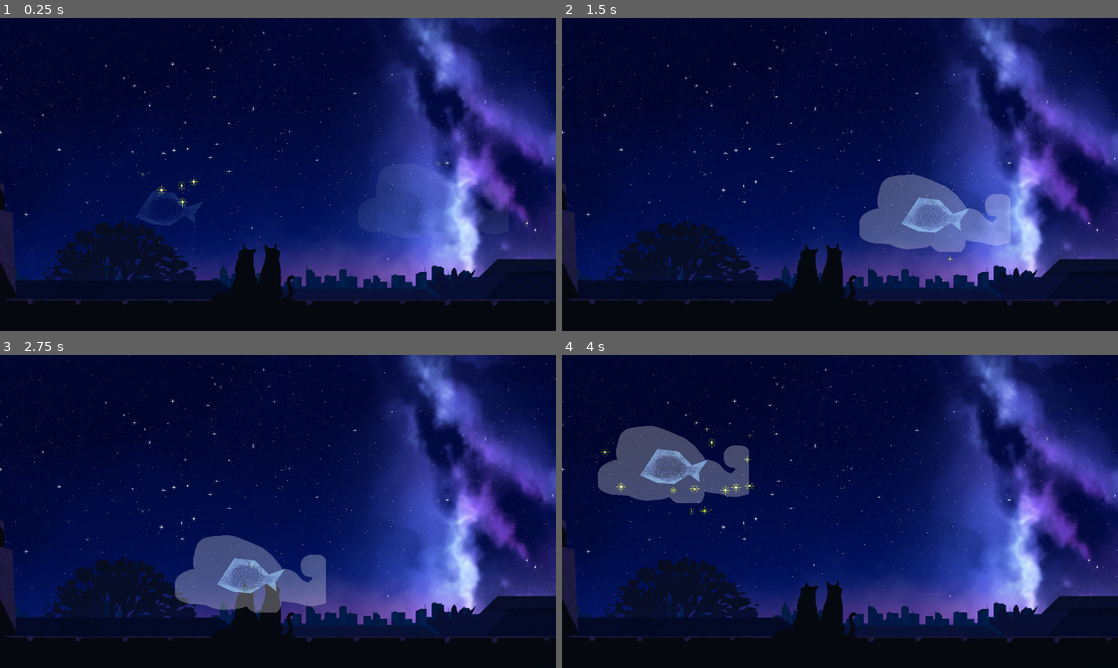
Above: before the commit, frames 1-4 (two rows, left to right).
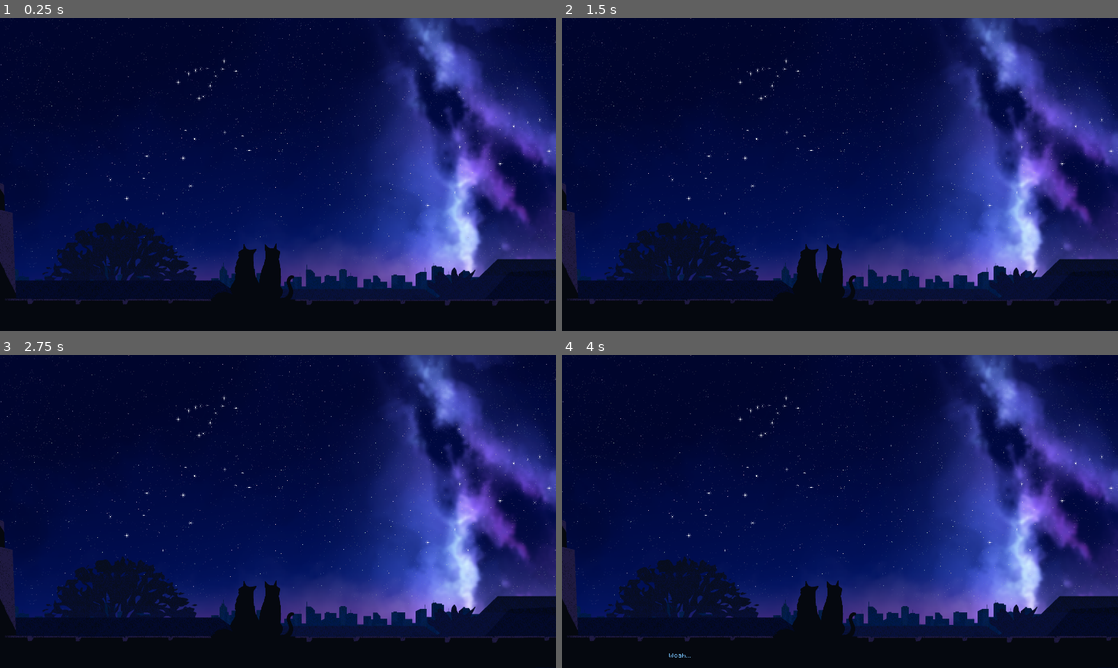
Above: after the commit, the same moments.

Repository: eilamg/Cosmicats
Game: Godot game, scene res://Main.tscn
Two runs of this game, one before a commit and one after it. Both use one fixed random seed, a clock stepped at 60 frames per second and the inputs below.
Inputs (mouse positions are in pixels of both pictures, inside the frame that each line leads up to):
- Up to frame 1 (0.25 s): no input
- Up to frame 2 (1.5 s): drag from (728, 205) to (995, 202) at 0.52 s; tap Enter at 1.25 s; drag from (995, 202) to (812, 237) at 1.27 s
- Up to frame 3 (2.75 s): tap Space at 2 s; move the mouse to (333, 442) at 2.02 s; right-click (333, 442) at 2.1 s
- Up to frame 4 (4 s): tap Enter at 2.75 s; drag from (812, 574) to (673, 464) at 2.77 s; tap Space at 3.5 s; move the mouse to (1006, 558) at 3.52 s; hold Down (ui_down) from 3.53 s (still down); right-click (1006, 558) at 3.6 s

The runs differ from the first frame. In frame 1, 0.5% of the frame differs, in the area x 0-100%, y 4-85%; in frame 2, 4.9%; in frame 3, 4.9%; in frame 4, 5.0%, in the area x 0-100%, y 4-97%.

Commit message:
Update main (implement constellations)

Diff:
--- a/Main.gd
+++ b/Main.gd
@@ -4,29 +4,31 @@
 var Star = preload("res://star/Star.tscn")
 
 
-var stages = [['Fish'], ['Octopus']]
+var ordered_constellations = ['Fish', 'Mermaid', 'Catfish', 'Milky way', 'Octopus', 'Jellyfish', 'Squid', 'Shark', 'Ship']
+var current_stage = -1
 
 
 func _ready():
     randomize()
+    $Parallax/Cats/Dialogue.connect("request_next_constellations", self, "_on_constellations_requested")
     spawn_star_groups()
-    fade_in_constellations()
-    spawn_random_stars(100)
+    # spawn_random_stars(100)
 
 
-func fade_in_constellations():
-    $Constellations/Fish/AnimationPlayer.play("silhouette_fade_in")
-    $Constellations/Octopus/AnimationPlayer.play("silhouette_fade_in")
+func _on_constellations_requested():
+    current_stage += 1
+    var c = ordered_constellations[current_stage]
+
+    var constellation = get_node("Constellations/" + c)
+    constellation.position = $Parallax/Cats/constellation_spawn_0.global_position  # TODO
+    constellation.fade_in()
 
 
 func spawn_star_groups():
-    var star_group = StarGroup.new($Constellations/Fish, Vector2(200 + randf() * 3440, 200 + randf() * 400), randf() * PI, randf() > 0.5)
-    star_group.name = 'Fish'
-    $Parallax/Sky/Stars.add_child(star_group)
-
-    star_group = StarGroup.new($Constellations/Octopus, Vector2(200 + randf() * 3440, 200 + randf() * 400), randf() * PI, randf() > 0.5)
-    star_group.name = 'Octopus'
-    $Parallax/Sky/Stars.add_child(star_group)
+    for constellation in $Constellations.get_children():
+        var star_group = StarGroup.new(constellation, Vector2(200 + randf() * 3440, 200 + randf() * 400), randf() * PI, randf() > 0.5)
+        star_group.name = constellation.name
+        $Parallax/Sky/Stars.add_child(star_group)
 
 
 func spawn_random_stars(n):
--- a/Main.tscn
+++ b/Main.tscn
@@ -18,21 +18,34 @@
 [ext_resource path="res://constellations/octopus/silhouette.png" type="Texture" id=16]
 [ext_resource path="res://constellations/octopus/skeleton.png" type="Texture" id=17]
 [ext_resource path="res://constellations/octopus/art.png" type="Texture" id=18]
-
-[sub_resource type="OpenSimplexNoise" id=9]
-
-[sub_resource type="NoiseTexture" id=8]
-noise = SubResource( 9 )
-
-[sub_resource type="ShaderMaterial" id=6]
+[ext_resource path="res://Dialogue.tscn" type="PackedScene" id=19]
+[ext_resource path="res://constellations/catfish/silhouette.png" type="Texture" id=20]
+[ext_resource path="res://constellations/catfish/skeleton.png" type="Texture" id=21]
+[ext_resource path="res://constellations/catfish/art.png" type="Texture" id=22]
+[ext_resource path="res://constellations/mermaid/silhouette.png" type="Texture" id=23]
+[ext_resource path="res://constellations/mermaid/art.png" type="Texture" id=24]
+[ext_resource path="res://constellations/mermaid/skeleton.png" type="Texture" id=25]
+
+[sub_resource type="OpenSimplexNoise" id=1]
+
+[sub_resource type="NoiseTexture" id=2]
+noise = SubResource( 1 )
+
+[sub_resource type="ShaderMaterial" id=3]
 shader = ExtResource( 6 )
-shader_param/noise_texture = SubResource( 8 )
-
-[sub_resource type="RectangleShape2D" id=3]
-extents = Vector2( 148.146, 80.3629 )
-
-[sub_resource type="RectangleShape2D" id=10]
+shader_param/noise_texture = SubResource( 2 )
+
+[sub_resource type="RectangleShape2D" id=5]
 extents = Vector2( 265.226, 126.009 )
+
+[sub_resource type="RectangleShape2D" id=4]
+extents = Vector2( 118.548, 80.6358 )
+
+[sub_resource type="RectangleShape2D" id=6]
+extents = Vector2( 86.0502, 128.85 )
+
+[sub_resource type="RectangleShape2D" id=7]
+extents = Vector2( 204.857, 217.576 )
 
 [node name="Main" type="Node2D"]
 script = ExtResource( 10 )
@@ -146,121 +159,229 @@
 [node name="constellation_spawn_1" type="Position2D" parent="Parallax/Cats"]
 position = Vector2( 2200, 690 )
 
+[node name="Dialogue" parent="Parallax/Cats" instance=ExtResource( 19 )]
+margin_left = 961.085
+margin_right = 2881.08
+dragger_visibility = 1
+
 [node name="Constellations" type="Node2D" parent="."]
 
+[node name="Octopus" parent="Constellations" instance=ExtResource( 2 )]
+position = Vector2( 100, 100 )
+
+[node name="StarMarker" parent="Constellations/Octopus/Axis/StarMarkers" index="0" instance=ExtResource( 1 )]
+position = Vector2( 197.33, -9.1076 )
+
+[node name="StarMarker2" parent="Constellations/Octopus/Axis/StarMarkers" index="1" instance=ExtResource( 1 )]
+position = Vector2( 234.79, -35.8648 )
+
+[node name="StarMarker3" parent="Constellations/Octopus/Axis/StarMarkers" index="2" instance=ExtResource( 1 )]
+position = Vector2( 237.763, 19.4333 )
+
+[node name="StarMarker4" parent="Constellations/Octopus/Axis/StarMarkers" index="3" instance=ExtResource( 1 )]
+position = Vector2( 18.9486, 40.8391 )
+
+[node name="StarMarker5" parent="Constellations/Octopus/Axis/StarMarkers" index="4" instance=ExtResource( 1 )]
+position = Vector2( 187.816, 56.8934 )
+
+[node name="StarMarker6" parent="Constellations/Octopus/Axis/StarMarkers" index="5" instance=ExtResource( 1 )]
+position = Vector2( 243.114, 79.4883 )
+
+[node name="StarMarker7" parent="Constellations/Octopus/Axis/StarMarkers" index="6" instance=ExtResource( 1 )]
+position = Vector2( 69.4899, 123.489 )
+
+[node name="StarMarker8" parent="Constellations/Octopus/Axis/StarMarkers" index="7" instance=ExtResource( 1 )]
+position = Vector2( 83.7604, 82.4613 )
+
+[node name="StarMarker9" parent="Constellations/Octopus/Axis/StarMarkers" index="8" instance=ExtResource( 1 )]
+position = Vector2( -88.6746, 102.083 )
+
+[node name="StarMarker10" parent="Constellations/Octopus/Axis/StarMarkers" index="9" instance=ExtResource( 1 )]
+position = Vector2( -133.27, 37.866 )
+
+[node name="StarMarker11" parent="Constellations/Octopus/Axis/StarMarkers" index="10" instance=ExtResource( 1 )]
+position = Vector2( -85.107, -27.5404 )
+
+[node name="StarMarker12" parent="Constellations/Octopus/Axis/StarMarkers" index="11" instance=ExtResource( 1 )]
+position = Vector2( -238.515, 84.8397 )
+
+[node name="StarMarker13" parent="Constellations/Octopus/Axis/StarMarkers" index="12" instance=ExtResource( 1 )]
+position = Vector2( -217.109, 1.59518 )
+
+[node name="StarMarker14" parent="Constellations/Octopus/Axis/StarMarkers" index="13" instance=ExtResource( 1 )]
+position = Vector2( -214.731, 50.3527 )
+
+[node name="StarMarker15" parent="Constellations/Octopus/Axis/StarMarkers" index="14" instance=ExtResource( 1 )]
+position = Vector2( 1.11047, -57.8651 )
+
+[node name="StarMarker16" parent="Constellations/Octopus/Axis/StarMarkers" index="15" instance=ExtResource( 1 )]
+position = Vector2( -127.324, -100.082 )
+
+[node name="Shape" parent="Constellations/Octopus/Axis/Area" index="0"]
+shape = SubResource( 5 )
+
+[node name="Silhouette" parent="Constellations/Octopus/Axis" index="2"]
+texture = ExtResource( 16 )
+
+[node name="Skeleton" parent="Constellations/Octopus/Axis" index="3"]
+texture = ExtResource( 17 )
+
+[node name="Art" parent="Constellations/Octopus/Axis" index="4"]
+texture = ExtResource( 18 )
+
 [node name="Fish" parent="Constellations" instance=ExtResource( 2 )]
-position = Vector2( 584, 650 )
+position = Vector2( 100, 100 )
 
 [node name="StarMarker" parent="Constellations/Fish/Axis/StarMarkers" index="0" instance=ExtResource( 1 )]
-position = Vector2( 142.434, -70.8731 )
+position = Vector2( -95.4075, 37.9393 )
 
 [node name="StarMarker2" parent="Constellations/Fish/Axis/StarMarkers" index="1" instance=ExtResource( 1 )]
-position = Vector2( 144.954, 32.4404 )
+position = Vector2( -50.2177, -41.143 )
 
 [node name="StarMarker3" parent="Constellations/Fish/Axis/StarMarkers" index="2" instance=ExtResource( 1 )]
-position = Vector2( 105.266, 1.57227 )
+position = Vector2( -50.8121, 51.0206 )
 
 [node name="StarMarker4" parent="Constellations/Fish/Axis/StarMarkers" index="3" instance=ExtResource( 1 )]
-position = Vector2( -130.339, 53.2291 )
+position = Vector2( -34.1632, -41.7376 )
 
 [node name="StarMarker5" parent="Constellations/Fish/Axis/StarMarkers" index="4" instance=ExtResource( 1 )]
-position = Vector2( -96.321, -25.516 )
+position = Vector2( -24.0551, 51.0206 )
 
 [node name="StarMarker6" parent="Constellations/Fish/Axis/StarMarkers" index="5" instance=ExtResource( 1 )]
-position = Vector2( -34.5849, 85.3571 )
+position = Vector2( 1.51292, -17.3588 )
 
 [node name="StarMarker7" parent="Constellations/Fish/Axis/StarMarkers" index="6" instance=ExtResource( 1 )]
-position = Vector2( -27.0254, -42.5249 )
+position = Vector2( -5.62233, 49.8314 )
 
 [node name="StarMarker8" parent="Constellations/Fish/Axis/StarMarkers" index="7" instance=ExtResource( 1 )]
-position = Vector2( 2.58276, 77.7975 )
+position = Vector2( 33.027, 5.83073 )
 
 [node name="StarMarker9" parent="Constellations/Fish/Axis/StarMarkers" index="8" instance=ExtResource( 1 )]
-position = Vector2( 18.3318, -49.4545 )
+position = Vector2( 15.7836, 42.6961 )
 
 [node name="StarMarker10" parent="Constellations/Fish/Axis/StarMarkers" index="9" instance=ExtResource( 1 )]
-position = Vector2( 47.3099, 62.6785 )
+position = Vector2( 63.3518, 20.1012 )
+
+[node name="StarMarker11" parent="Constellations/Fish/Axis/StarMarkers" index="10" instance=ExtResource( 1 )]
+position = Vector2( 104.38, -4.87209 )
+
+[node name="StarMarker12" parent="Constellations/Fish/Axis/StarMarkers" index="11" instance=ExtResource( 1 )]
+position = Vector2( 78.8116, 43.2908 )
 
 [node name="Shape" parent="Constellations/Fish/Axis/Area" index="0"]
-shape = SubResource( 3 )
+position = Vector2( -5.66968, 1.88989 )
+shape = SubResource( 4 )
 
 [node name="Silhouette" parent="Constellations/Fish/Axis" index="2"]
 texture = ExtResource( 9 )
 
 [node name="Skeleton" parent="Constellations/Fish/Axis" index="3"]
-position = Vector2( 7, 7.5 )
 texture = ExtResource( 8 )
 
 [node name="Art" parent="Constellations/Fish/Axis" index="4"]
 texture = ExtResource( 7 )
 
-[node name="Octopus" parent="Constellations" instance=ExtResource( 2 )]
-position = Vector2( 1496.29, 635.388 )
-
-[node name="StarMarker" parent="Constellations/Octopus/Axis/StarMarkers" index="0" instance=ExtResource( 1 )]
-position = Vector2( 197.33, -9.1076 )
-
-[node name="StarMarker2" parent="Constellations/Octopus/Axis/StarMarkers" index="1" instance=ExtResource( 1 )]
-position = Vector2( 234.79, -35.8648 )
-
-[node name="StarMarker3" parent="Constellations/Octopus/Axis/StarMarkers" index="2" instance=ExtResource( 1 )]
-position = Vector2( 237.763, 19.4333 )
-
-[node name="StarMarker4" parent="Constellations/Octopus/Axis/StarMarkers" index="3" instance=ExtResource( 1 )]
-position = Vector2( 18.9486, 40.8391 )
-
-[node name="StarMarker5" parent="Constellations/Octopus/Axis/StarMarkers" index="4" instance=ExtResource( 1 )]
-position = Vector2( 187.816, 56.8934 )
-
-[node name="StarMarker6" parent="Constellations/Octopus/Axis/StarMarkers" index="5" instance=ExtResource( 1 )]
-position = Vector2( 243.114, 79.4883 )
-
-[node name="StarMarker7" parent="Constellations/Octopus/Axis/StarMarkers" index="6" instance=ExtResource( 1 )]
-position = Vector2( 69.4899, 123.489 )
-
-[node name="StarMarker8" parent="Constellations/Octopus/Axis/StarMarkers" index="7" instance=ExtResource( 1 )]
-position = Vector2( 83.7604, 82.4613 )
-
-[node name="StarMarker9" parent="Constellations/Octopus/Axis/StarMarkers" index="8" instance=ExtResource( 1 )]
-position = Vector2( -88.6746, 102.083 )
-
-[node name="StarMarker10" parent="Constellations/Octopus/Axis/StarMarkers" index="9" instance=ExtResource( 1 )]
-position = Vector2( -133.27, 37.866 )
-
-[node name="StarMarker11" parent="Constellations/Octopus/Axis/StarMarkers" index="10" instance=ExtResource( 1 )]
-position = Vector2( -85.107, -27.5404 )
-
-[node name="StarMarker12" parent="Constellations/Octopus/Axis/StarMarkers" index="11" instance=ExtResource( 1 )]
-position = Vector2( -238.515, 84.8397 )
-
-[node name="StarMarker13" parent="Constellations/Octopus/Axis/StarMarkers" index="12" instance=ExtResource( 1 )]
-position = Vector2( -217.109, 1.59518 )
-
-[node name="StarMarker14" parent="Constellations/Octopus/Axis/StarMarkers" index="13" instance=ExtResource( 1 )]
-position = Vector2( -214.731, 50.3527 )
-
-[node name="StarMarker15" parent="Constellations/Octopus/Axis/StarMarkers" index="14" instance=ExtResource( 1 )]
-position = Vector2( 1.11047, -57.8651 )
-
-[node name="StarMarker16" parent="Constellations/Octopus/Axis/StarMarkers" index="15" instance=ExtResource( 1 )]
-position = Vector2( -127.324, -100.082 )
-
-[node name="Shape" parent="Constellations/Octopus/Axis/Area" index="0"]
-shape = SubResource( 10 )
-
-[node name="Silhouette" parent="Constellations/Octopus/Axis" index="2"]
-texture = ExtResource( 16 )
-
-[node name="Skeleton" parent="Constellations/Octopus/Axis" index="3"]
-texture = ExtResource( 17 )
-
-[node name="Art" parent="Constellations/Octopus/Axis" index="4"]
-texture = ExtResource( 18 )
+[node name="Catfish" parent="Constellations" instance=ExtResource( 2 )]
+position = Vector2( 100, 100 )
+
+[node name="StarMarker" parent="Constellations/Catfish/Axis/StarMarkers" index="0" instance=ExtResource( 1 )]
+position = Vector2( -74.5898, -118.771 )
+
+[node name="StarMarker2" parent="Constellations/Catfish/Axis/StarMarkers" index="1" instance=ExtResource( 1 )]
+position = Vector2( -61.9906, -45.6952 )
+
+[node name="StarMarker3" parent="Constellations/Catfish/Axis/StarMarkers" index="2" instance=ExtResource( 1 )]
+position = Vector2( -0.254517, -60.1843 )
+
+[node name="StarMarker4" parent="Constellations/Catfish/Axis/StarMarkers" index="3" instance=ExtResource( 1 )]
+position = Vector2( 53.2921, -73.4135 )
+
+[node name="StarMarker5" parent="Constellations/Catfish/Axis/StarMarkers" index="4" instance=ExtResource( 1 )]
+position = Vector2( 74.7108, 8.48138 )
+
+[node name="StarMarker6" parent="Constellations/Catfish/Axis/StarMarkers" index="5" instance=ExtResource( 1 )]
+position = Vector2( -24.8229, 76.5171 )
+
+[node name="StarMarker7" parent="Constellations/Catfish/Axis/StarMarkers" index="6" instance=ExtResource( 1 )]
+position = Vector2( -24.8229, 113.055 )
+
+[node name="StarMarker8" parent="Constellations/Catfish/Axis/StarMarkers" index="7" instance=ExtResource( 1 )]
+position = Vector2( -67.6602, 65.1778 )
+
+[node name="Shape" parent="Constellations/Catfish/Axis/Area" index="0"]
+position = Vector2( -3.77966, -5.66965 )
+shape = SubResource( 6 )
+
+[node name="Silhouette" parent="Constellations/Catfish/Axis" index="2"]
+texture = ExtResource( 20 )
+
+[node name="Skeleton" parent="Constellations/Catfish/Axis" index="3"]
+texture = ExtResource( 21 )
+
+[node name="Art" parent="Constellations/Catfish/Axis" index="4"]
+texture = ExtResource( 22 )
+
+[node name="Mermaid" parent="Constellations" instance=ExtResource( 2 )]
+position = Vector2( 100, 100 )
+
+[node name="StarMarker" parent="Constellations/Mermaid/Axis/StarMarkers" index="0" instance=ExtResource( 1 )]
+position = Vector2( -193.525, -191.043 )
+
+[node name="StarMarker2" parent="Constellations/Mermaid/Axis/StarMarkers" index="1" instance=ExtResource( 1 )]
+position = Vector2( -54.6272, -218.029 )
+
+[node name="StarMarker3" parent="Constellations/Mermaid/Axis/StarMarkers" index="2" instance=ExtResource( 1 )]
+position = Vector2( -99.0744, -147.389 )
+
+[node name="StarMarker4" parent="Constellations/Mermaid/Axis/StarMarkers" index="3" instance=ExtResource( 1 )]
+position = Vector2( -80.0256, 10.5571 )
+
+[node name="StarMarker5" parent="Constellations/Mermaid/Axis/StarMarkers" index="4" instance=ExtResource( 1 )]
+position = Vector2( 91.4137, 124.056 )
+
+[node name="StarMarker6" parent="Constellations/Mermaid/Axis/StarMarkers" index="5" instance=ExtResource( 1 )]
+position = Vector2( 156.497, 92.3082 )
+
+[node name="StarMarker7" parent="Constellations/Mermaid/Axis/StarMarkers" index="6" instance=ExtResource( 1 )]
+position = Vector2( 177.927, -58.4949 )
+
+[node name="StarMarker8" parent="Constellations/Mermaid/Axis/StarMarkers" index="7" instance=ExtResource( 1 )]
+position = Vector2( 227.93, -7.69809 )
+
+[node name="StarMarker9" parent="Constellations/Mermaid/Axis/StarMarkers" index="8" instance=ExtResource( 1 )]
+position = Vector2( 58.8721, -48.9706 )
+
+[node name="StarMarker10" parent="Constellations/Mermaid/Axis/StarMarkers" index="9" instance=ExtResource( 1 )]
+position = Vector2( 196.976, 101.039 )
+
+[node name="StarMarker11" parent="Constellations/Mermaid/Axis/StarMarkers" index="10" instance=ExtResource( 1 )]
+position = Vector2( 120.781, 210.569 )
+
+[node name="StarMarker12" parent="Constellations/Mermaid/Axis/StarMarkers" index="11" instance=ExtResource( 1 )]
+position = Vector2( 106.494, 78.8151 )
+
+[node name="StarMarker13" parent="Constellations/Mermaid/Axis/StarMarkers" index="12" instance=ExtResource( 1 )]
+position = Vector2( -80.0255, 198.664 )
+
+[node name="Shape" parent="Constellations/Mermaid/Axis/Area" index="0"]
+position = Vector2( 11, 2 )
+shape = SubResource( 7 )
+
+[node name="Silhouette" parent="Constellations/Mermaid/Axis" index="2"]
+texture = ExtResource( 23 )
+
+[node name="Skeleton" parent="Constellations/Mermaid/Axis" index="3"]
+texture = ExtResource( 25 )
+
+[node name="Art" parent="Constellations/Mermaid/Axis" index="4"]
+texture = ExtResource( 24 )
 
 [connection signal="mouse_entered" from="Camera/LeftMargin" to="Camera" method="_on_LeftMargin_mouse_entered"]
 [connection signal="mouse_exited" from="Camera/LeftMargin" to="Camera" method="_on_LeftMargin_mouse_exited"]
 [connection signal="mouse_entered" from="Camera/RightMargin" to="Camera" method="_on_RightMargin_mouse_entered"]
 [connection signal="mouse_exited" from="Camera/RightMargin" to="Camera" method="_on_RightMargin_mouse_exited"]
 
+[editable path="Constellations/Octopus"]
 [editable path="Constellations/Fish"]
-[editable path="Constellations/Octopus"]
+[editable path="Constellations/Catfish"]
+[editable path="Constellations/Mermaid"]
Not shown: 2 places in Main.tscn that only renumber resources
